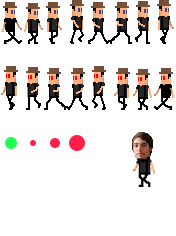
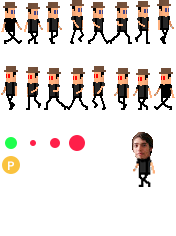
Layered file, before and after one edit (176x236). Changes by layer:
added layer "P" above "Ellipse 5" over [8, 161, 14, 170]
added layer "Ellipse 5" above "Layer 5" over [2, 156, 20, 174]
